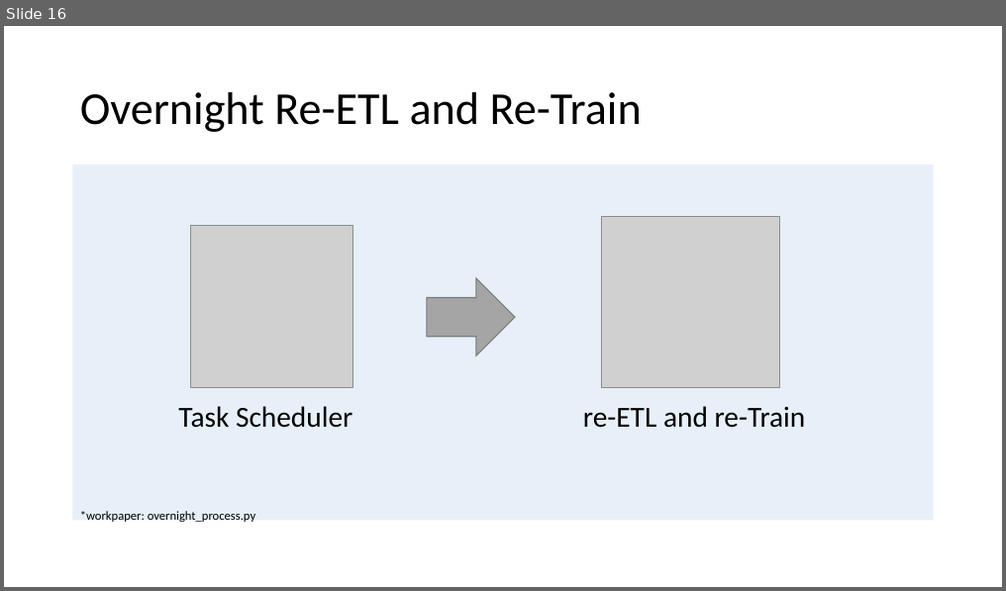
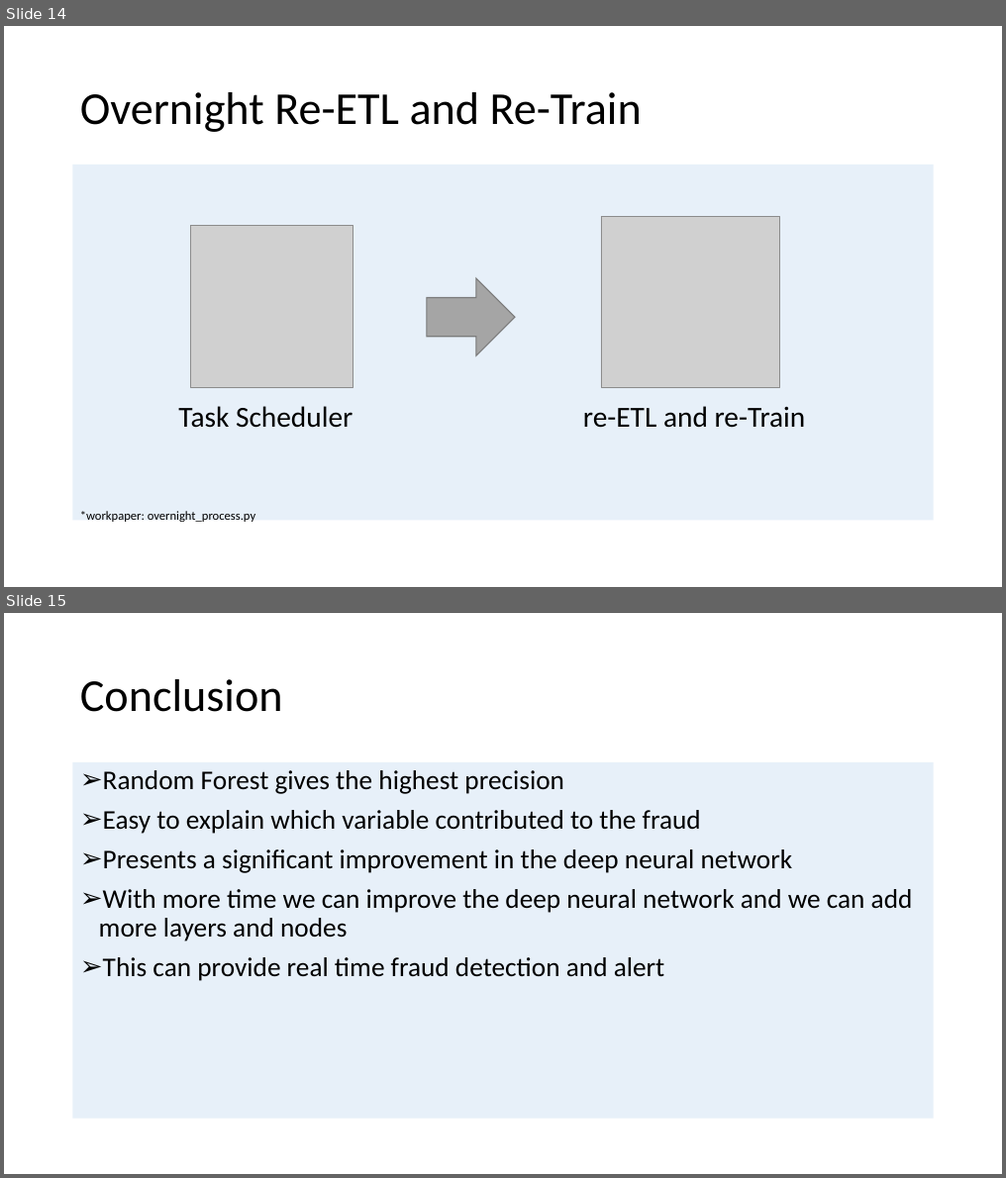
Before and after one commit to allidoiswen/GhostMode, a slide deck: Credit_Card_Fraud_Presentation.pptx. Shown one above the other, each under a label of ours: slide 16 before the commit, slides 14 and 15 after it. The pictures are 1006x591 and 1006x1178 pixels, drawn with LibreOffice and Linux fonts; fonts in the diff are those of the drawing; grey boxes stand for pictures; background and template pictures are left out. Boxes give left, top, right and bottom in pixels: in the first picture for what was removed or moved away, otherwise in the second. Text is boxed around its words. In the diff, an @@ line names an element or a change of style, - is before the commit and + after.

```diff
--- a/Credit_Card_Fraud_Presentation.pptx
+++ b/Credit_Card_Fraud_Presentation.pptx
@@ slide 15 added at [4, 613, 1002, 1174], background picture (left out) @@
@@ title added at [80, 679, 283, 712], 44 pt, text #000000 @@
+Conclusion
@@ text added at [73, 762, 934, 1119], fill #DEEBF7 at 70% opacity, 26 pt, text #000000 @@
+➢ Random Forest gives the highest precision
+➢ Easy to explain which variable contributed to the fraud
+➢ Presents a significant improvement in the deep neural network
+➢ With more time we can improve the deep neural network and we can add more layers and nodes
+➢ This can provide real time fraud detection and alert
@@ what was slide 16 is now slide 14 @@
```
Also in this commit, not shown: 8 slides changed, 1 other slide added, 4 slides removed.
